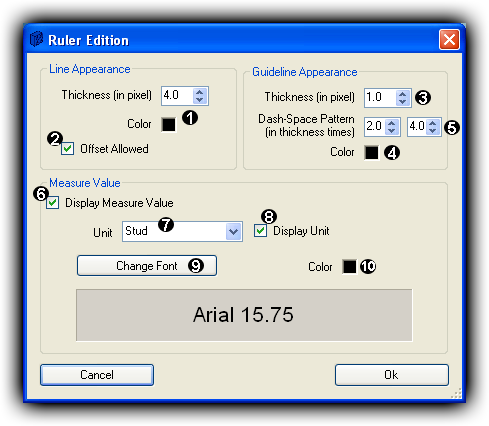
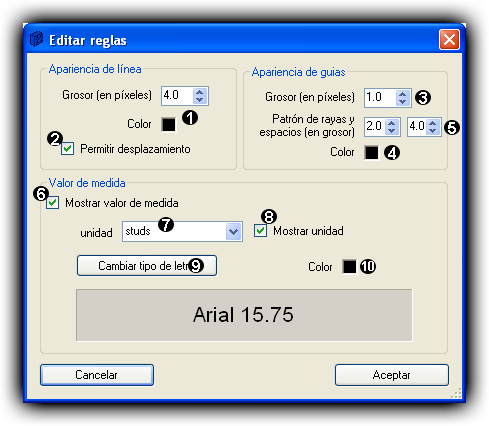
Revision of a layered 489 x 426 image; what changed, layer by layer:
painted on "10" (2nd of 2, in "10") over box(368, 261, 375, 271)
painted on "Shape 1 copy 9", masked it over box(360, 259, 376, 274)
painted on "Shape 1 copy 8", masked it over box(188, 258, 204, 273)
painted on "Shape 1 copy 7", masked it over box(261, 209, 277, 224)
painted on "Shape 1 copy 6", masked it over box(158, 217, 174, 232)
painted on "Shape 1 copy 5", masked it over box(33, 186, 49, 201)
painted on "Shape 1 copy 4", masked it over box(444, 120, 460, 135)
painted on "Shape 1 copy 3", masked it over box(384, 145, 400, 160)
painted on "Shape 1 copy 2", masked it over box(415, 90, 431, 105)
painted on "Shape 1", masked it over box(47, 131, 63, 146)
painted on "Shape 1 copy", masked it over box(182, 110, 198, 125)
showed "ES" over box(23, 23, 466, 381)
hid "EN" over box(23, 23, 466, 381)
